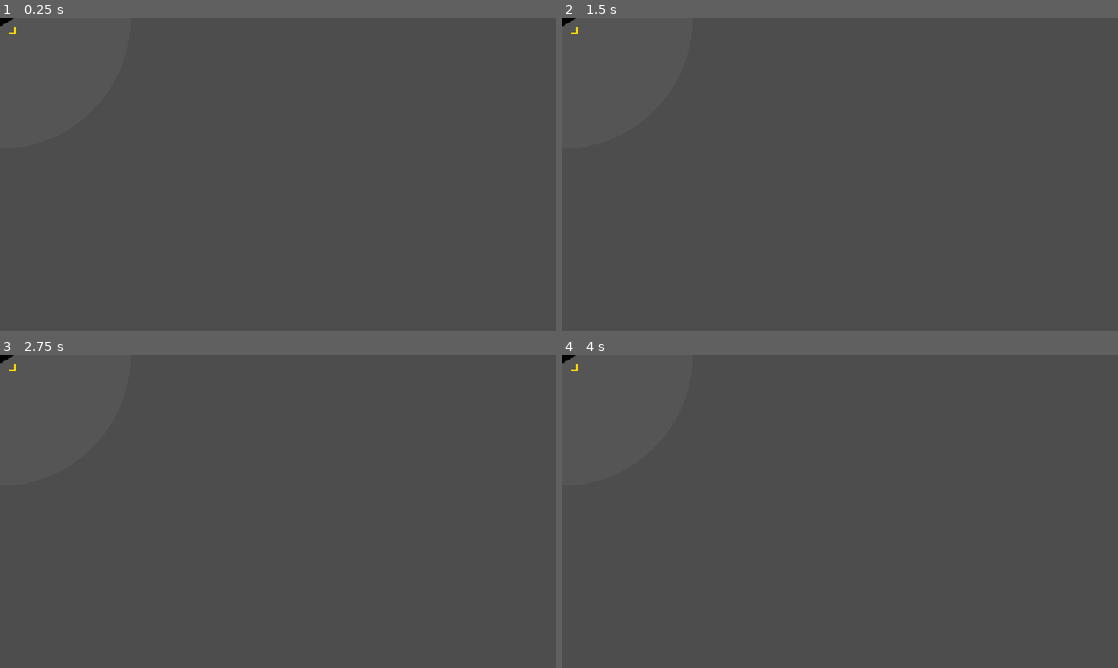
Above: before the commit, frames 1-4 (two rows, left to right).
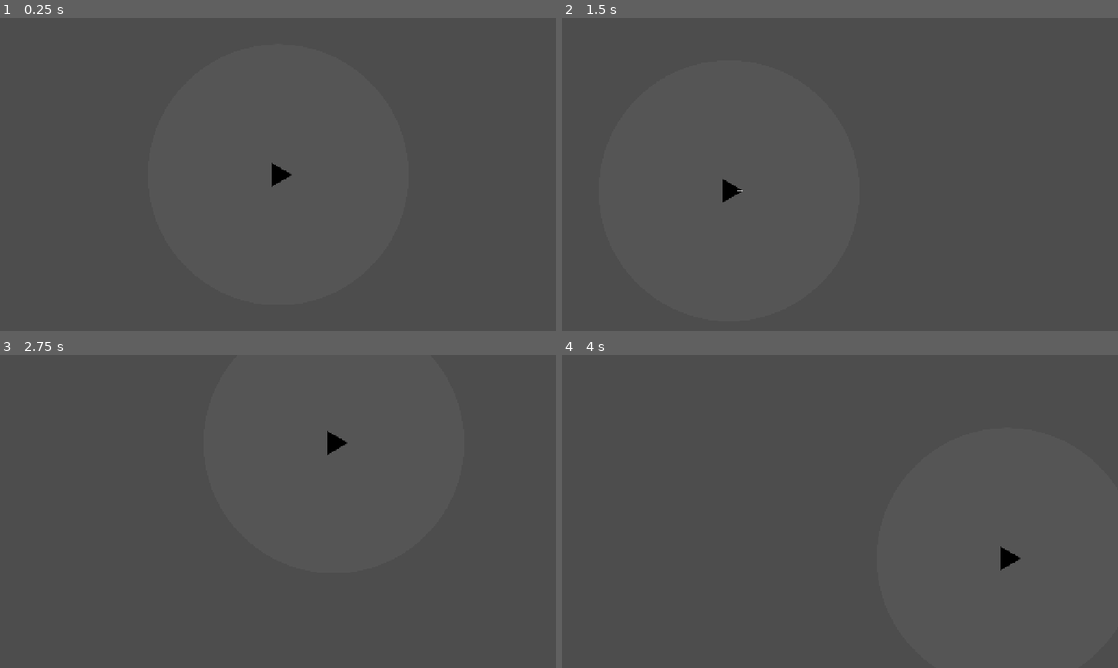
Above: after the commit, the same moments.

Repository: phrasmotica/godot-tower-defence
Game: Godot game, scene res://scenes/towers/cannon_tower.tscn
The game is run twice, just before and just after one commit, with the same random seed, the same clock (stepped at 60 frames per second) and the same inputs. This scene is started directly instead of the project's main scene.
Inputs (mouse positions are in pixels of both pictures, inside the frame that each line leads up to):
- Up to frame 1 (0.25 s): no input
- Up to frame 2 (1.5 s): tap Enter (ui_accept) at 0.5, 0.77, 1.25 s; move the mouse to (962, 158) at 0.52 s; hold Shift (fast_forward) 0.53-1.28 s; tap . (next_tower) at 0.6 s; click (962, 158) at 0.67 s; move the mouse to (728, 190) at 1.27 s; tap , (previous_tower) at 1.35 s
- Up to frame 3 (2.75 s): tap Enter (ui_accept) at 1.52, 2 s; move the mouse to (333, 442) at 2.02 s; hold Shift (fast_forward) from 2.03 s (still down); tap . (next_tower) at 2.1 s
- Up to frame 4 (4 s): tap Enter (ui_accept) at 2.75, 3.02, 3.5, 3.77 s; move the mouse to (812, 574) at 2.77 s; tap , (previous_tower) at 2.85 s; click (812, 574) at 2.92 s; move the mouse to (1006, 558) at 3.52 s; release Shift (fast_forward) at 3.53 s; tap . (next_tower) at 3.6 s

The runs differ from the first frame. In frame 1, 0.2% of the frame differs, in the area x 0-53%, y 0-54%; in frame 2, 0.2%; in frame 3, 0.2%, in the area x 0-63%, y 0-32%; in frame 4, 0.2%.

Commit message:
Add method to Tower script to prevent its current state from setting up again after the tower is placed and reparented

Diff:
--- a/scenes/towers/tower.gd
+++ b/scenes/towers/tower.gd
@@ -42,6 +42,8 @@
 
 	weaponry.set_target_mode(starting_target_mode)
 
+	switch_state(Tower.State.PLACING)
+
 func switch_state(state: State, state_data := TowerStateData.new()) -> void:
 	if _current_state != null:
 		_current_state.queue_free()
@@ -62,9 +64,9 @@
 
 	call_deferred("add_child", _current_state)
 
-func clear_state() -> void:
+func skip_state_transition_setup() -> void:
 	if _current_state != null:
-		remove_child(_current_state)
+		_current_state.skip_setup()
 
 func is_upgrading() -> bool:
 	return _current_state != null and _current_state.is_upgrading()
--- a/scenes/towers/tower/states/tower_state.gd
+++ b/scenes/towers/tower/states/tower_state.gd
@@ -10,6 +10,8 @@
 var _info: TowerInfo = null
 var _interaction: TowerInteraction = null
 var _weaponry: TowerWeaponry = null
+
+var _skip_setup := false
 
 func setup(
 	tower: Tower,
@@ -34,6 +36,9 @@
 ) -> void:
 	state_transition_requested.emit(new_state, state_data)
 
+func skip_setup() -> void:
+	_skip_setup = true
+
 func is_upgrading() -> bool:
 	return false
 
--- a/scenes/towers/tower/states/tower_state_placing.gd
+++ b/scenes/towers/tower/states/tower_state_placing.gd
@@ -5,6 +5,11 @@
 var _is_valid_location := true
 
 func _enter_tree() -> void:
+	if _skip_setup:
+		_skip_setup = false
+		print("TowerStatePlacing: %s skipping setup" % _info.get_name())
+		return
+
 	print("Tower is now placing")
 
 	_colliders.path_area_entered.connect(_on_path_area_entered)
@@ -55,6 +60,4 @@
 
 	TowerEvents.emit_tower_placing_finished(_tower)
 
-	# TODO: it'd be preferable to switch to the warmup state here, but we'd lose
-	# state data due to the reparenting from the game UI to the tower manager.
-	# I.e. the tower's existing state machine re-enters the tree...
+	transition_state(Tower.State.WARMUP)
--- a/scenes/towers/tower_manager.gd
+++ b/scenes/towers/tower_manager.gd
@@ -83,10 +83,9 @@
 	deselect_tower()
 
 func _on_tower_placing_finished(tower: Tower) -> void:
-	tower.clear_state()
+	# ensures the current state does not set up after re-entering tree
+	tower.skip_state_transition_setup()
 	tower.reparent(self, true)
-
-	tower.switch_state(Tower.State.WARMUP)
 
 func _on_tower_warmup_finished(tower: Tower, _first_level: TowerLevel) -> void:
 	_tower_lister.append(tower)
--- a/scenes/ui/game_ui/states/game_ui_state_placing_tower.gd
+++ b/scenes/ui/game_ui/states/game_ui_state_placing_tower.gd
@@ -16,7 +16,6 @@
 	TowerEvents.tower_placing_finished.connect(_on_tower_placing_finished)
 
 	_game_ui.add_child(placing_tower)
-	placing_tower.switch_state(Tower.State.PLACING)
 
 	TowerEvents.emit_tower_placing_started(placing_tower)
 
